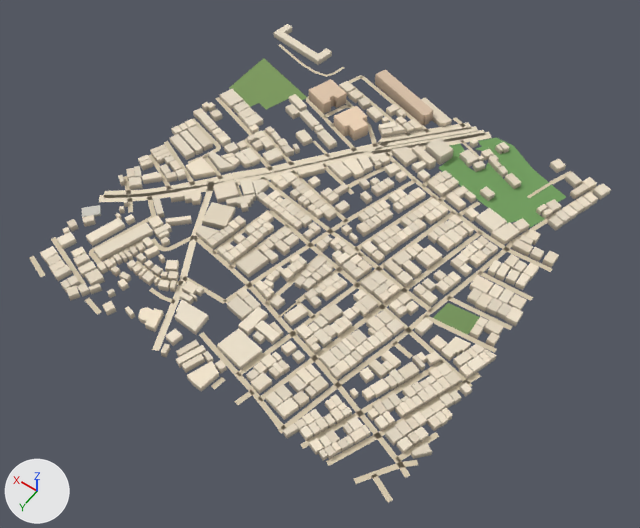
A saved change to the glTF model public/assets/bengaluru-region-v1/tiles/t9_11-l0.glb.
Before and after are seen from a 50 mm camera at (4355.0, 6315.0, 808.0) aimed at (4734.0, 5784.0, -27.0). Lighting does not change. The marker at lower left points along +X, +Y and +Z. The older version comes first. Vertices at exactly the same position are counted once.

Script lines for the objects in view, before the commit:
```python
me_building = bpy.data.meshes.new('building')
me_building.from_pydata(...)  # 4870 vertices, 6144 faces; spans x -7.0..518.0, y -25.0..510.0, z 0.0..18.0
me_building.materials.append(mat_building)
me_ground = bpy.data.meshes.new('ground')
me_ground.from_pydata(...)  # 979 vertices, 817 faces; spans x -3.0..504.0, y -4.0..503.0, z 1.0
me_ground.materials.append(mat_ground)
ob_building = bpy.data.objects.new('building', me_building)
ob_building.location = (4500.0, 5500.0, 0.0)
ob_ground = bpy.data.objects.new('ground', me_ground)
ob_ground.location = (4500.0, 5500.0, 0.0)
```
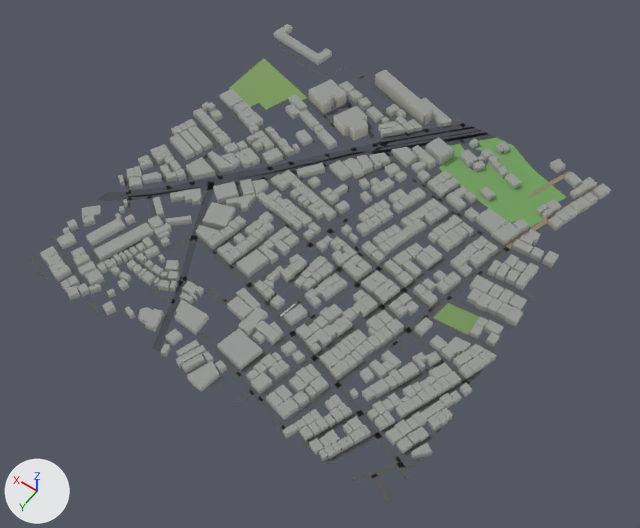
Where the change shows, as pixel boxes (x1, y1, x2, y2) in the pictures (640 x 528 px; the box of a moved part takes in the faces that stretch with it):
'ground', reshaped: before (29, 44, 600, 502); after (29, 44, 600, 504)
part 1 of me_building, recoloured (darker): (40, 24, 611, 461) in both
part 2 of me_ground, rebuilt (12% shorter): before (99, 179, 236, 202); after (97, 181, 236, 201)
part 3 of me_ground, rebuilt (8% wider, 33% shorter): before (104, 190, 129, 198); after (102, 192, 129, 197)
part 4 of me_ground, rebuilt (18% wider, 14% taller): before (29, 256, 45, 277); after (29, 255, 48, 279)
part 5 of me_ground, moved or reshaped: before (51, 44, 600, 502); after (51, 44, 600, 504)
part 6 of me_ground, recoloured: (71, 44, 600, 483) in both

Edits to the bpy script that builds the scene:
```text
Change me_building:
    used by ob_building; location = (4500.0, 5500.0, 0.0)
    remove me_building.from_pydata(...)  # 4870 vertices, 6144 faces; spans x -7.0..518.0, y -25.0..510.0, z 0.0..18.0
    add me_building.from_pydata(...)  # 4870 vertices, 7406 faces; spans x -7.0..518.0, y -25.0..510.0, z 0.0..18.0
    me_building part 1: 6144 kept faces spanning x -7.0..518.0, y -25.0..510.0, z 0.0..18.0 get new vertex colours
Change me_ground:
    used by ob_ground; location = (4500.0, 5500.0, 0.0)
    remove me_ground.from_pydata(...)  # 979 vertices, 817 faces; spans x -3.0..504.0, y -4.0..503.0, z 1.0
    add me_ground.from_pydata(...)  # 1006 vertices, 844 faces; spans x 0.0..500.0, y 0.0..500.0, z 1.0
    me_ground part 2: the loose piece of 16 vertices spanning x 377.0..504.0, y 255.0..381.0, z 1.0 is rebuilt with 18 vertices and now spans x 379.0..500.0, y 256.0..381.0, z 1.0
    me_ground part 3: the loose piece of 4 vertices spanning x 473.0..504.0, y 345.0..373.0, z 1.0 is rebuilt with 6 vertices and now spans x 474.0..500.0, y 347.0..372.0, z 1.0
    me_ground part 4: the loose piece of 4 vertices spanning x 467.0..501.0, y 485.0..503.0, z 1.0 is rebuilt with 8 vertices and now spans x 459.0..500.0, y 485.0..500.0, z 1.0
    me_ground part 5
    44 vertices are removed from x -3.0..502.0, y -4.0..503.0, z 1.0
    59 faces are deleted
    10 vertices in x 18.0..433.0, y 37.0..501.0, z 1.0 move by (0.0, -1.0, 0.0)
    5 vertices in x 267.0..501.0, y 49.0..441.0, z 1.0 move by (-1.0, 0.0, 0.0)
    4 vertices in x 12.0..386.0, y -1.0..106.0, z 1.0 move by (1.0, 1.0, 0.0)
    4 vertices in x 189.0..439.0, y 53.0..499.0, z 1.0 move by (0.0, 1.0, 0.0)
    4 vertices in x 1.0..415.0, y 193.0..492.0, z 1.0 move by (-1.0, 1.0, 0.0)
    3 vertices in x 409.0..499.0, y 163.0..447.0, z 1.0 move by (1.0, 0.0, 0.0)
    35 vertices move from x -3.0..503.0, y -3.0..502.0, z 1.0 to x 0.0..500.0, y 0.0..500.0, z 1.0
    63 vertices are added at x 0.0..500.0, y 0.0..500.0, z 1.0
    78 new faces join them
    me_ground part 6: 611 kept faces spanning x 0.0..500.0, y 0.0..500.0, z 1.0 get new vertex colours; the middle colour goes from beige #d7c9ae to dark grey #535556
```
